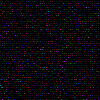
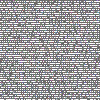
Layered file, before and after one edit (100px x 100px). Changes by layer:
added group "Group 1" (60%) with 9 layers over [0, 0, 100, 100]
added layer "Layer 3" in group "Group 1" over [0, 0, 100, 100]
moved "Layer 2 copy" into group "Group 1" over [0, 0, 100, 100]
moved "Layer 1" into group "Group 1" over [0, 0, 100, 100]
moved "Layer 2 copy 6" into group "Group 1" over [0, 1, 100, 100]
moved "Layer 2 copy 5" into group "Group 1" over [0, 1, 100, 100]
moved "Layer 2 copy 3" into group "Group 1" over [0, 1, 100, 100]
moved "Layer 2 copy 2" into group "Group 1" over [0, 1, 100, 100]
moved "Layer 2" into group "Group 1" over [0, 1, 100, 100]
moved "Layer 0" into group "Group 1" over [0, 0, 100, 100]
